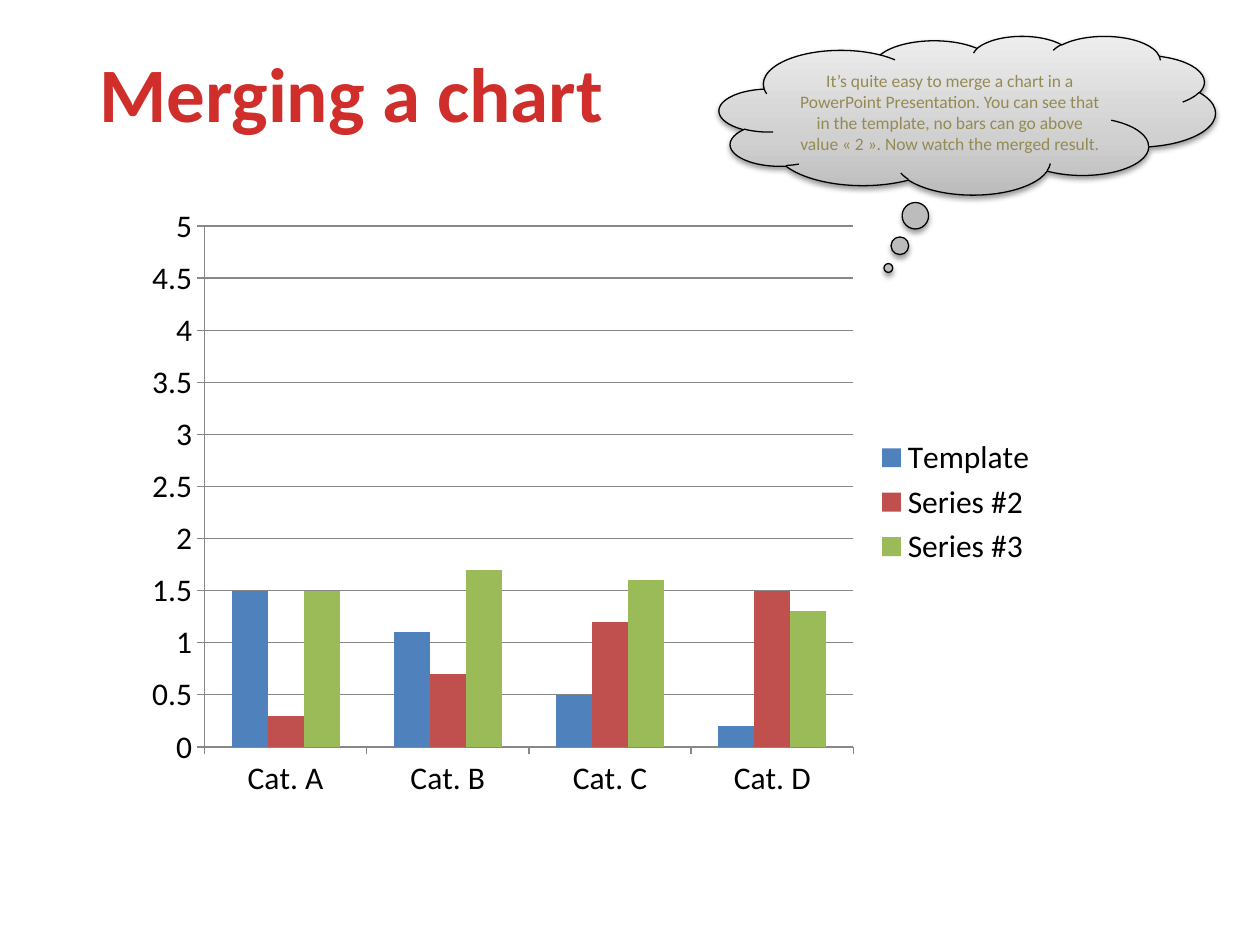
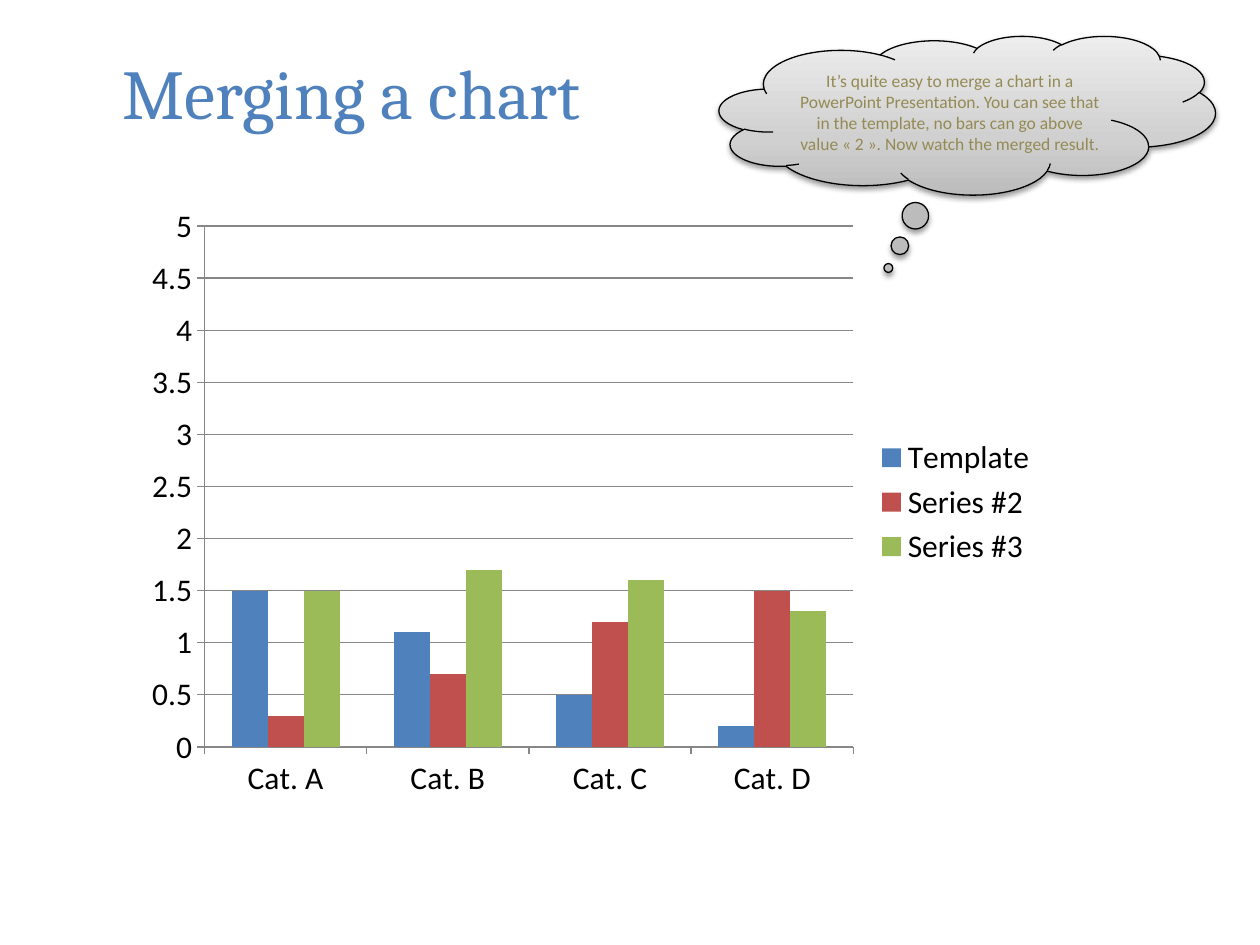
Before and after one commit to Skrol29/tinybutstrong, a slide deck: slide 3 of plugins/opentbs/demo/demo_ms_powerpoint.pptx. Drawn at 1260x945 pixels with LibreOffice and Linux fonts; fonts in the diff are those of the drawing. Boxes give left, top, right and bottom in pixels: in the first picture for what was removed or moved away, otherwise in the second. Text is boxed around its words. In the diff, an @@ line names an element or a change of style, - is before the commit and + after.

```diff
--- a/plugins/opentbs/demo/demo_ms_powerpoint.pptx
+++ b/plugins/opentbs/demo/demo_ms_powerpoint.pptx
@@ title "Merging a chart" at <box>123,70,580,134</box>: size 44 to 40 pt, font Calibri to Cambria, text colour gradient #FC7C7A to #D02F2C to #C70500 to #4F81BD, bold off @@
```
Also in this commit, not shown: 1 other slide changed, 4 other files.
